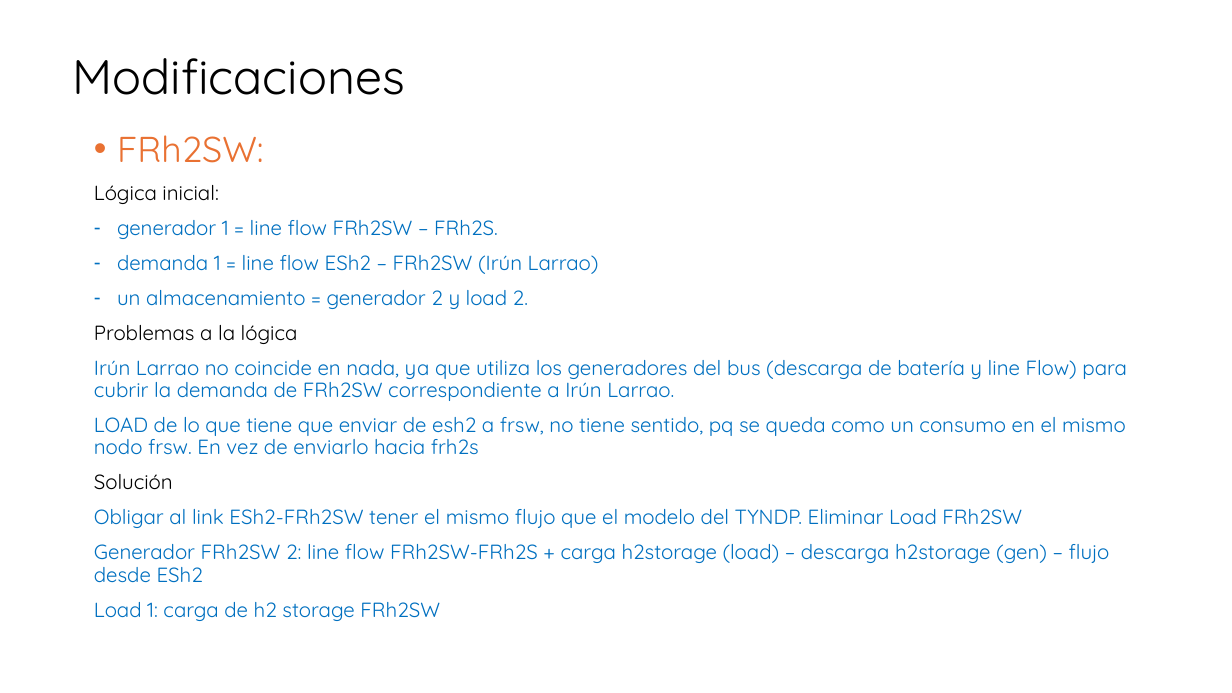
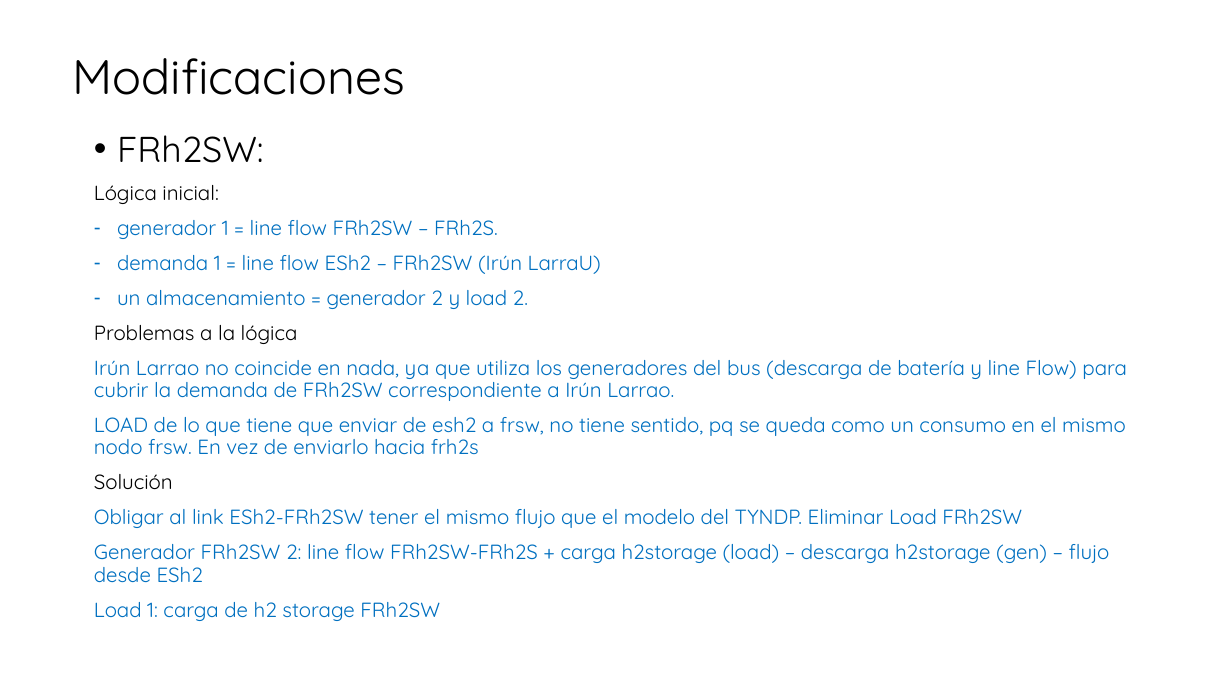
Before and after one commit to anabatres28-png/Dispatching-Project-in-PypSA, a slide deck: slide 5 of hojas_de_datos/presentación.pptx (slide 4 before the commit). Drawn at 1232x693 pixels with LibreOffice and Linux fonts; fonts in the diff are those of the drawing. Boxes give left, top, right and bottom in pixels: in the first picture for what was removed or moved away, otherwise in the second. Text is boxed around its words. In the diff, an @@ line names an element or a change of style, - is before the commit and + after.

```diff
--- a/hojas_de_datos/presentación.pptx
+++ b/hojas_de_datos/presentación.pptx
@@ text at (x1=117, y1=135, x2=264, y2=163): text colour #E97132 to #000000 in "FRh2SW:" @@
@@ text at (x1=117, y1=255, x2=601, y2=274): text changed @@
-– demanda 1 = line flow ESh2 – FRh2SW (Irún Larrao)
+– demanda 1 = line flow ESh2 – FRh2SW (Irún LarraU)
```
Also in this commit, not shown: 3 other slides changed, 1 slide added, 5 other files.
